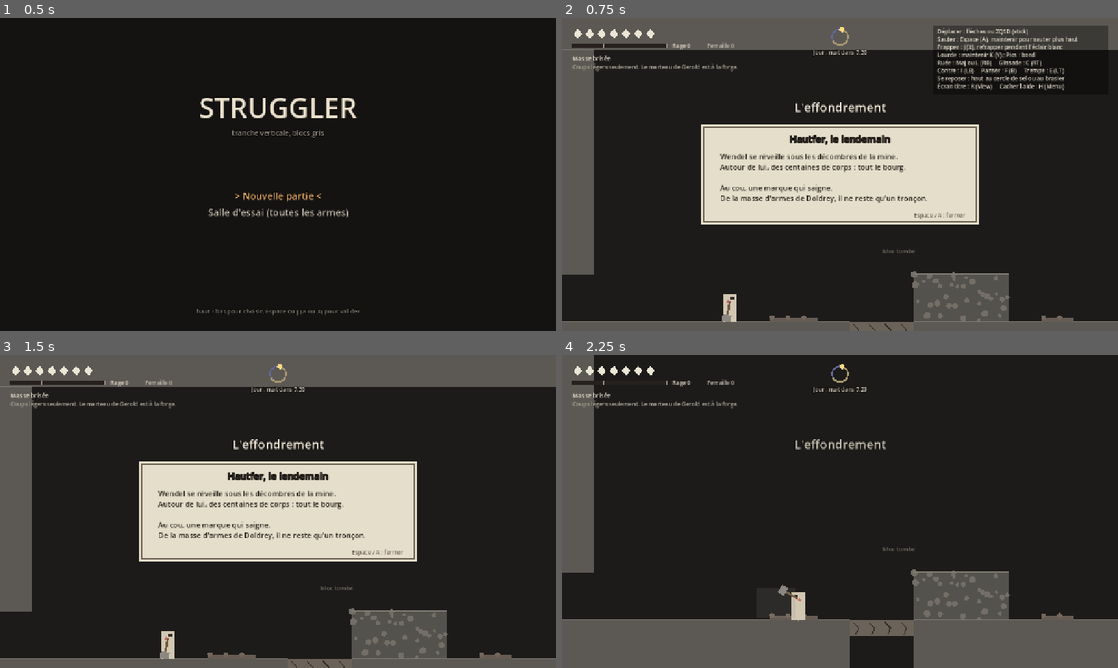
Above: before the commit, frames 1-4 (two rows, left to right).
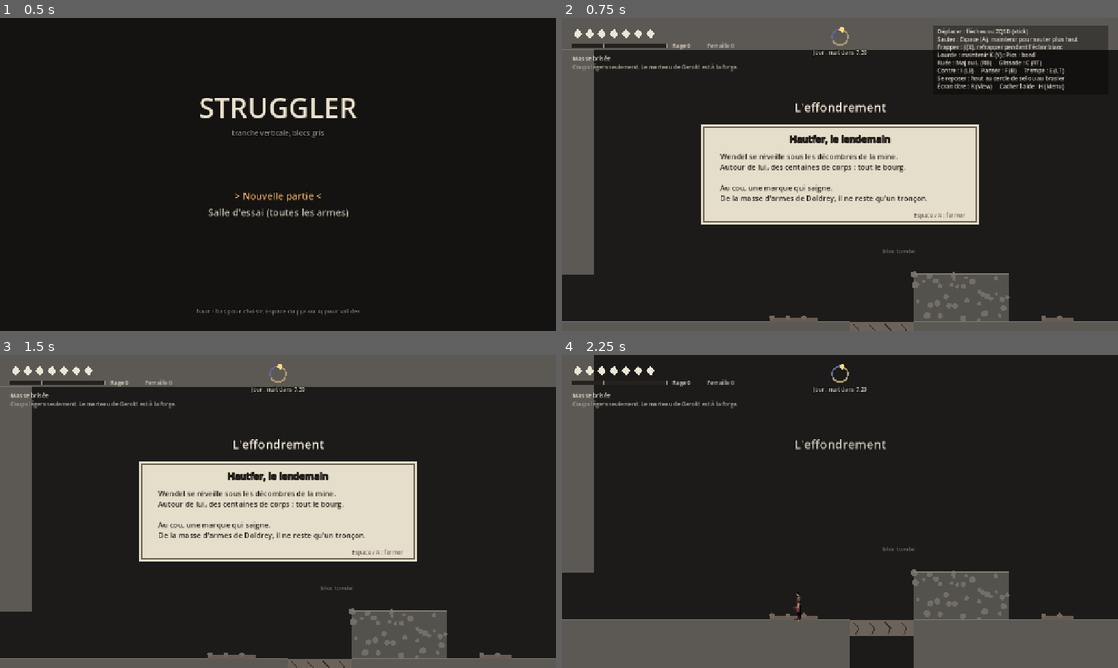
Above: after the commit, the same moments.

Repository: Mazklaus/struggler
Game: Godot game, scene res://scenes/main.tscn
The game is run twice, just before and just after one commit, with the same random seed, the same clock (stepped at 60 frames per second) and the same inputs.
Inputs (mouse positions are in pixels of both pictures, inside the frame that each line leads up to):
- Up to frame 1 (0.5 s): no input
- Up to frame 2 (0.75 s): tap Enter at 0.5 s; move the mouse to (962, 158) at 0.52 s; hold Right (droite) from 0.53 s (still down); hold Space (saut) from 0.53 s (still down); click (962, 158) at 0.67 s
- Up to frame 3 (1.5 s): keep holding Right (droite); move the mouse to (166, 527) at 1.27 s; release Space (saut) at 1.28 s; tap H (aide) at 1.35 s
- Up to frame 4 (2.25 s): tap Space (saut) at 1.52, 1.55, 1.82 s; move the mouse to (895, 442) at 2.02 s; release Right (droite) at 2.03 s; hold Left (gauche) from 2.03 s (still down); hold Space (saut) from 2.03 s (still down); tap J (attaque) at 2.1 s

Frame 1 is identical in both runs. In frame 2, 0.2% of the frame differs, in the area x 28-32%, y 88-98%; in frame 3, 0.2%; in frame 4, 0.3%, in the area x 38-44%, y 73-85%.

Commit message:
Vraie DA : brasero, et Wendel image par image (planche de repos provisoire)
WendelArt pose la planche d'animation sur le Player gris (repos, course) ;
F2 rend aussi le Wendel gris. La planche de repos vient de l'image W1 en
attendant les vidéos.

Co-Authored-By: Claude Opus 5.5 <noreply@anthropic.com>
Claude-Session: https://claude.ai/code/session_011WbKxCpjrKesw3qGNEFtUB

Diff:
--- /dev/null
+++ b/art/personnages/wendel/repos.json
@@ -0,0 +1,12 @@
+{
+ "images": 9,
+ "largeur": 212,
+ "hauteur": 212,
+ "fps": 12,
+ "appui": [
+  106,
+  195
+ ],
+ "boucle": true,
+ "echelle_jeu": 0.5
+}
--- a/art/zones/hautfer/zone.json
+++ b/art/zones/hautfer/zone.json
@@ -32,6 +32,13 @@
 					"x": 92,
 					"y": 19,
 					"echelle": 0.5
+				},
+				{
+					"image": "decors/brasero.png",
+					"x": 60,
+					"y": 19,
+					"echelle": 0.5,
+					"lumiere": true
 				}
 			]
 		},
--- a/scripts/art/art.gd
+++ b/scripts/art/art.gd
@@ -41,12 +41,26 @@
 	for n in get_tree().get_nodes_in_group("room_art"):
 		(n as RoomArt).apply(on)
 		any = true
+	for n in get_tree().get_nodes_in_group("wendel_art"):
+		(n as WendelArt).show_art(on)
 	_paper.visible = on and any
 
 
 func _on_node_added(node: Node) -> void:
 	if node is Room and enabled_at_all():
 		_dress.call_deferred(node)
+	elif node is Player and enabled_at_all() and WendelArt.available():
+		_dress_player.call_deferred(node)
+
+
+func _dress_player(p: Player) -> void:
+	if not is_instance_valid(p) or p.has_node("WendelArt"):
+		return
+	var w := WendelArt.new()
+	w.add_to_group("wendel_art")
+	p.add_child(w)
+	w.setup(p)
+	w.show_art(enabled)
 
 
 func enabled_at_all() -> bool:
--- /dev/null
+++ b/scripts/art/wendel_art.gd
@@ -0,0 +1,62 @@
+class_name WendelArt
+extends Sprite2D
+## Wendel image par image (planches produites par tools/art/art.py wendel), posé sur le Player gris.
+## Le dessin gris du Player est masqué (self_modulate) ; ses collisions et coups ne changent pas.
+## Animations connues : repos, course (les autres viendront : saut, chute, coups).
+
+const DIR := "res://art/personnages/wendel/"
+const BODY_H := 56.0   # hauteur du corps du Player (pieds au centre + 28)
+
+var player: Player
+var anims := {}        # nom -> {"tex", "n", "w", "h", "fps", "appui", "boucle"}
+var current := ""
+var _t := 0.0
+
+
+static func available() -> bool:
+	return FileAccess.file_exists(DIR + "repos.json")
+
+
+func setup(p: Player) -> void:
+	player = p
+	name = "WendelArt"
+	centered = false
+	for a in ["repos", "course"]:
+		var f := FileAccess.open(DIR + a + ".json", FileAccess.READ)
+		if f == null:
+			continue
+		var m: Dictionary = JSON.parse_string(f.get_as_text())
+		m["tex"] = load(DIR + a + ".png")
+		anims[a] = m
+	region_enabled = true
+	_play("repos")
+
+
+func show_art(on: bool) -> void:
+	visible = on
+	player.self_modulate.a = 0.0 if on else 1.0
+
+
+func _play(a: String) -> void:
+	if a == current or not anims.has(a):
+		return
+	current = a
+	_t = 0.0
+	texture = anims[a].tex
+
+
+func _process(delta: float) -> void:
+	if player == null or not visible:
+		return
+	var moving := absf(player.velocity.x) > 30.0 and player.is_on_floor()
+	_play("course" if moving and anims.has("course") else "repos")
+	var m: Dictionary = anims[current]
+	_t += delta
+	var n: int = m.images
+	var i := int(_t * float(m.fps))
+	i = i % n if m.get("boucle", true) else mini(i, n - 1)
+	var k: float = m.get("echelle_jeu", 0.5)
+	region_rect = Rect2(i * float(m.largeur), 0, float(m.largeur), float(m.hauteur))
+	scale = Vector2(k * player.facing, k)
+	# Le point d'appui de la planche (pieds) se pose sous les pieds du Player.
+	position = Vector2(-float(m.appui[0]) * k * player.facing, BODY_H * 0.5 - float(m.appui[1]) * k)
Binary file added: art/personnages/wendel/repos.png
Binary file added: art/zones/hautfer/decors/brasero.png
Not shown, added: scripts/art/wendel_art.gd.uid
